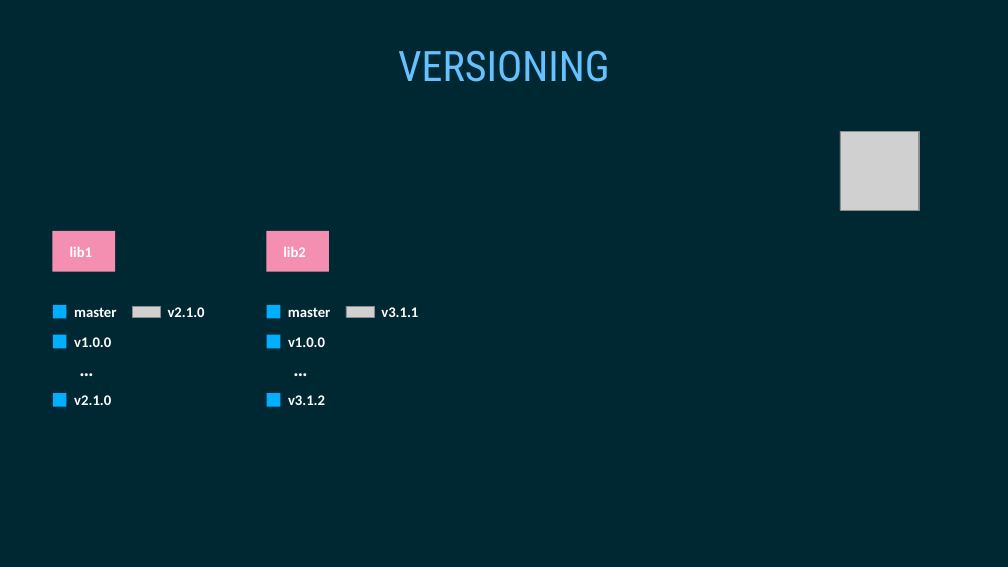
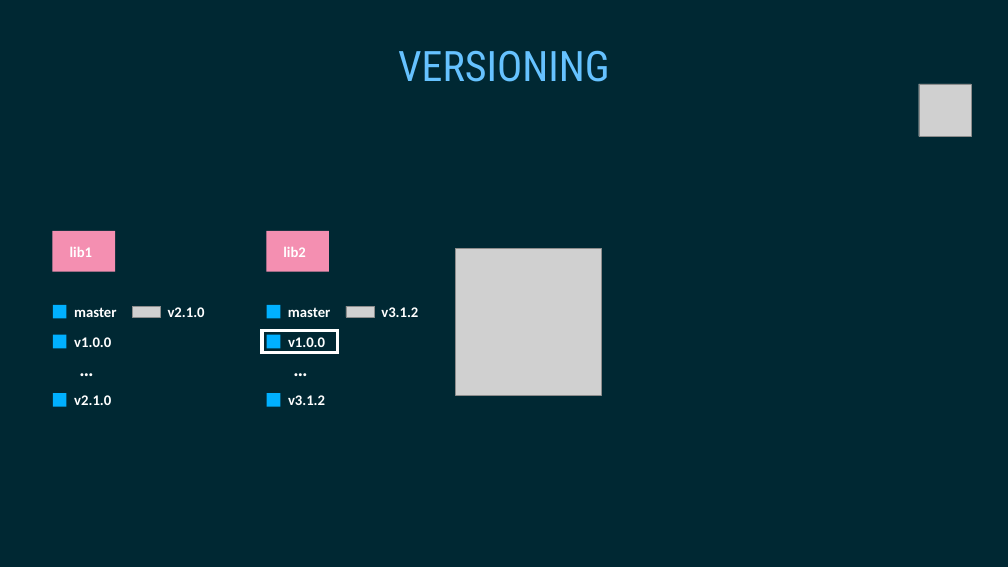
Before and after one commit to gophertuts/go-basics, a slide deck: slide 3 of vendor-directory/Vendor directory.pptx. Drawn at 1008x567 pixels with LibreOffice and Linux fonts; fonts in the diff are those of the drawing; grey boxes stand for pictures. Boxes give left, top, right and bottom in pixels: in the first picture for what was removed or moved away, otherwise in the second. Text is boxed around its words. In the diff, an @@ line names an element or a change of style, - is before the commit and + after.

```diff
--- a/vendor-directory/Vendor directory.pptx
+++ b/vendor-directory/Vendor directory.pptx
@@ picture resized from (x1=840, y1=131, x2=918, y2=210) to (x1=919, y1=84, x2=971, y2=136) @@
@@ picture added at (x1=455, y1=249, x2=601, y2=395) @@
@@ text at (x1=381, y1=307, x2=418, y2=317): text changed @@
-v3.1.1
+v3.1.2
@@ rectangle added at (x1=262, y1=330, x2=338, y2=353), outline #FFFFFF 6 pt @@
```
Also in this commit, not shown: 10 other slides changed, 2 other files.
